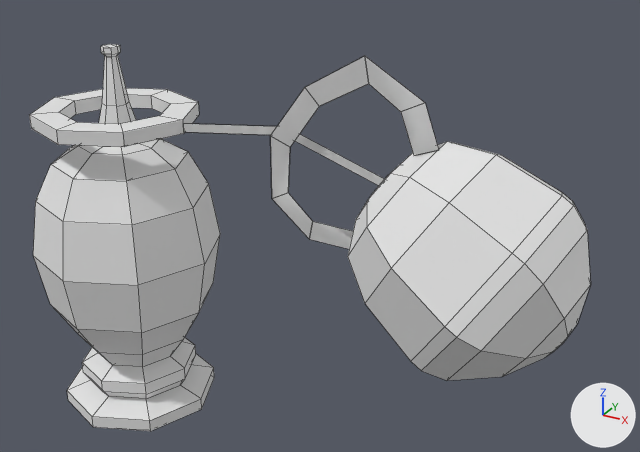
What one commit did to the Blender file Tools/Models/Props/eyejar.blend.
Before and after are seen from a 50 mm lens placed at (149.9, -178.4, 149.9), pointed at (51.7, 0.2, 60.7). Every picture has the same lights, and +X, +Y and +Z are marked at lower right. Mesh edges are drawn as thin lines. Materials are left out; every surface is plain grey.

Objects in the first picture: 'Tube'.
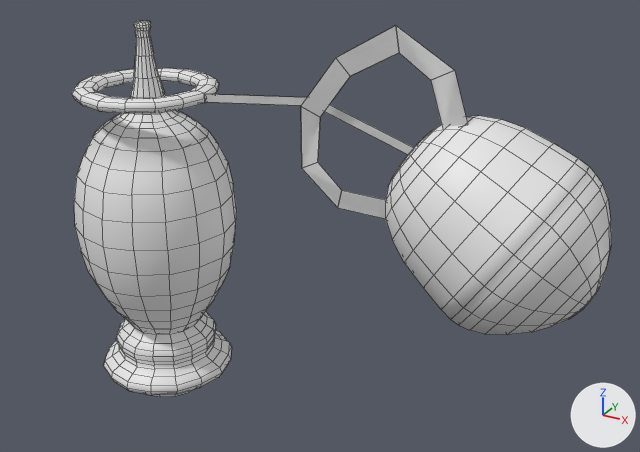
Where the change shows, as pixel boxes (x1, y1, x2, y2) in the pictures (640 x 452 px):
'Tube', reshaped, moved
    before: (29, 44, 591, 431)
    after: (72, 20, 611, 397)
part 1 of me_tube, rebuilt (13% narrower)
    before: (33, 44, 220, 431)
    after: (74, 20, 236, 397)
part 2 of me_tube, rebuilt (7% narrower, 9% shorter)
    before: (348, 142, 591, 381)
    after: (386, 116, 611, 334)
part 3 of me_tube, rebuilt (13% narrower, 23% shorter)
    before: (29, 88, 199, 147)
    after: (72, 68, 219, 113)
part 4 of me_tube, added
    after: (444, 73, 468, 127)
part 5 of me_tube, added
    after: (301, 26, 468, 219)
part 6 of me_tube, deleted
    before: (183, 56, 439, 249)
part 7 of me_tube, added
    after: (205, 94, 413, 154)

What the commit changed:
me_tube is used by ob_tube; location (0.0, 0.0, 0.0); rotation (1.571, 0.0, 0.0), in degrees (90, 0, 0).
Verts and faces of me_tube; kept vertices keep their numbers, new ones are numbered from 488.
me_tube had 488 vertices, 468 faces and spanned x -27.8..120.4, y -5.4..108.2, z -15.5..35.0.
me_tube now has 1279 vertices, 1282 faces and spans x -22.6..121.6, y -6.2..106.8, z -23.2..22.8.
me_tube part 1: the loose piece of 152 vertices spanning x -27.8..22.7, y -5.4..102.1, z -15.5..35.0 is rebuilt with 597 vertices and now spans x -22.6..22.3, y -6.2..100.6, z -22.6..22.2.
me_tube part 2: the loose piece of 89 vertices spanning x 68.1..120.4, y 38.9..91.4, z -15.5..35.0 is rebuilt with 339 vertices and now spans x 71.4..121.6, y 39.7..88.1, z -23.2..22.8.
me_tube part 3: the loose piece of 32 vertices spanning x -24.0..18.6, y 82.4..86.1, z -11.5..31.1 is rebuilt with 128 vertices and now spans x -19.6..18.9, y 81.2..84.5, z -19.4..19.0.
me_tube part 4: a new loose piece of 16 vertices spanning x 48.5..89.6, y 61.7..106.8, z 3.3.
me_tube part 5: a new loose piece of 16 vertices spanning x 48.5..89.6, y 61.7..106.8, z 3.3.
me_tube part 6: 6 loose pieces with 52 vertices, spanning x -14.4..87.2, y 48.8..108.2, z -1.4..13.3, are deleted.
Part 7, on me_tube:
New vertex 497 is at (50.5, 87.3, -0.2).
New vertex 498 is at (50.3, 85.1, -0.2).
New vertex 499 is at (18.2, 81.7, -0.2), pixel (204, 102).
New vertex 500 is at (18.2, 83.9, -0.2), pixel (204, 93).
New vertex 501 is at (18.2, 83.9, -0.2), pixel (204, 93).
New vertex 502 is at (18.2, 81.7, -0.2), pixel (204, 102).
New vertex 503 is at (50.3, 85.1, -0.2).
New vertex 504 is at (50.5, 87.3, -0.2).
New vertex 505 is at (76.5, 78.8, -0.2).
New vertex 506 is at (75.3, 77.0, -0.2).
New vertex 507 is at (75.3, 77.0, -0.2).
New vertex 508 is at (76.5, 78.8, -0.2).
New faces: (497, 500, 499, 498), (501, 504, 503, 502), (497, 498, 506, 505), (503, 504, 508, 507).
me_tube part 8: the surface is now shaded smooth.
Object 'Tube' (ob_tube) moves from (0.0, 0.0, 0.0) to (0.0, 0.0, 6.2).
